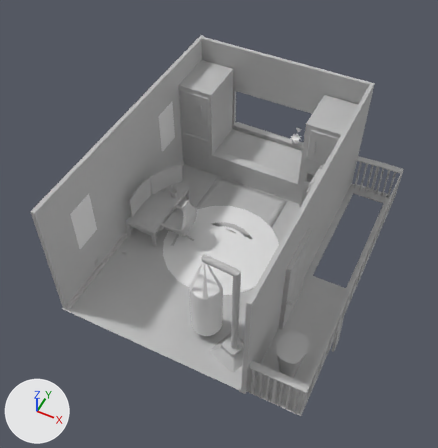
One commit to the FBX model DAGV1100and1200/Maya/scenes/Scene2_Sketchfab.fbx: the scene before it, then after it.
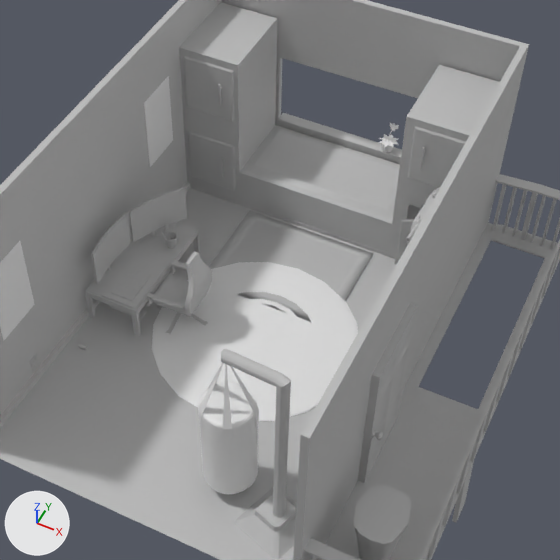
Each version appears first whole from a 50 mm camera at (0.235, -0.533, 0.619) aimed at (-0.034, 0.006, -0.055), and next in a close-up on the part from 18% to 90% of the width and 13% to 83% of the height. Every picture has the same lights, and +X, +Y and +Z are marked at lower left. The older version's two pictures come first. Where no turn or scale is listed for an object, it has been applied to the vertices.

Objects in the first close-up: 'Door:DoorBase', 'Floor', 'LeftWall', 'LoftBed:Blanket', 'LoftBed:polySurface1', 'OutsideFireEscape:FireEscapeFull', 'QuickPunchingBag:PunchBag', 'QuickPunchingBag:Stand', 'RightWall', 'SimpleCarpet:pCylinder1', 'Trashbin:pCylinder1', 'polySurface1' and 31 more.
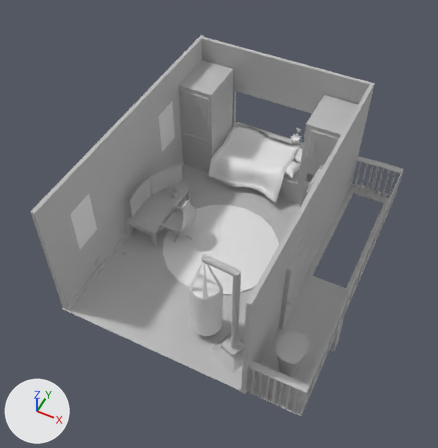
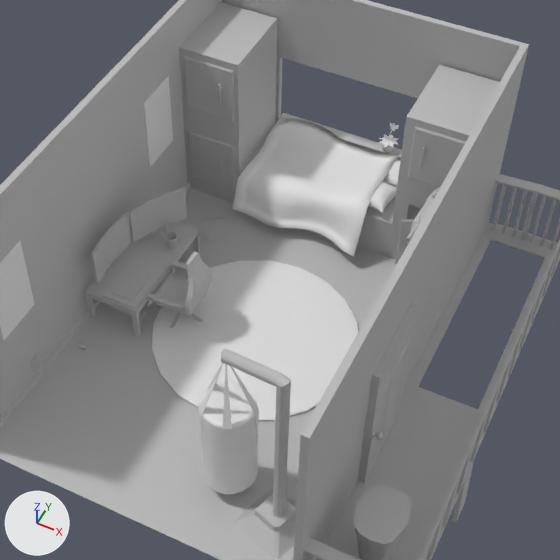
Where the newer file only moved an object's origin or applied its transform, the numbers keep the older frame.

Boxes [x1, y1, x2, y2] around the edits, measured in the close-ups (560 x 560 px):
'SimpleCarpet:pCylinder1', moved
    before: [152, 262, 358, 421]
    after: [151, 260, 358, 420]
'Blanket:Blanket', added
    after: [232, 118, 400, 257]
'LoftBed:Blanket', deleted
    before: [209, 211, 373, 322]
'Pillows:PillowsPillow3', added
    after: [368, 181, 397, 212]
'Pillows:Pillow4Pillows', added
    after: [383, 160, 400, 187]

The edits, one by one:
Material 'openPBR_shader1' (mat_openpbr_shader1) is new.
Its base color is (0.8, 0.8, 0.8) (white #e7e7e7).
Material 'openPBRSurface2' (mat_openpbrsurface2) is new.
Its base color is (0.8, 0.8, 0.8) (white #e7e7e7).
Mesh me_mesh_118_1 is new.
It has 242 vertices, 240 faces and spans x -0.0551..0.0551, y -0.0503..0.0503, z -0.0204..0.0204.
It uses material mat_openpbr_shader1 (white #e7e7e7).
Mesh me_mesh_119_1 is new.
It has 1922 vertices, 1920 faces and spans x -0.0118..0.0118, y -0.0171..0.0171, z -0.006..0.006.
It uses material mat_openpbrsurface2 (white #e7e7e7).
Mesh me_mesh_120_1 is new.
It has 1922 vertices, 1920 faces and spans x -0.0121..0.0121, y -0.0171..0.0171, z -0.0063..0.0063.
It uses material mat_openpbrsurface2 (white #e7e7e7).
Object 'LoftBed:Blanket' (ob_loftbed_blanket) is deleted.
Object 'SimpleCarpet:pCylinder1' (ob_simplecarpet_pcylinder1) moves from (0.009, -0.0741, 0.0005) to (0.009, -0.0741, 0.0015).
Object 'Blanket:Blanket' (ob_blanket_blanket) is new; it shows me_mesh_118_1.
Its location is (-0.0092, 0.0725, 0.0304).
Object 'Pillows:Pillow4Pillows' (ob_pillows_pillow4pillows) is new; it shows me_mesh_119_1.
Its location is (0.0492, 0.0943, 0.043).
Object 'Pillows:PillowsPillow3' (ob_pillows_pillowspillow3) is new; it shows me_mesh_120_1.
Its location is (0.0493, 0.0626, 0.0446).
